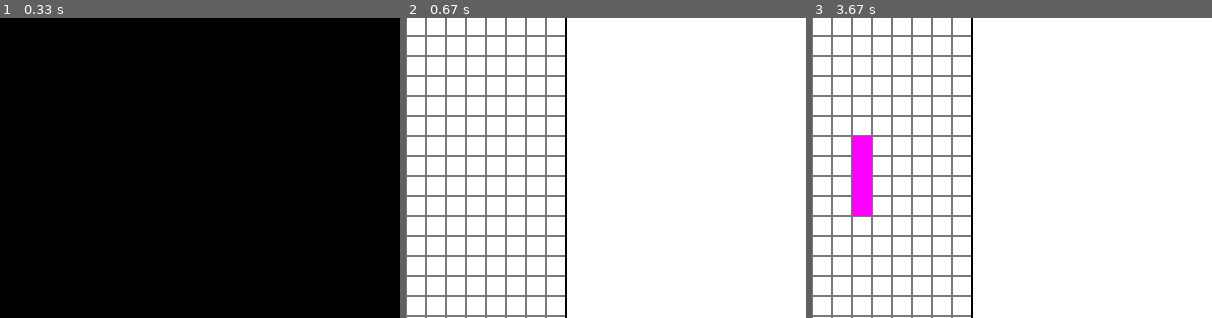
Above: before the commit, frames 1-3 (left to right).
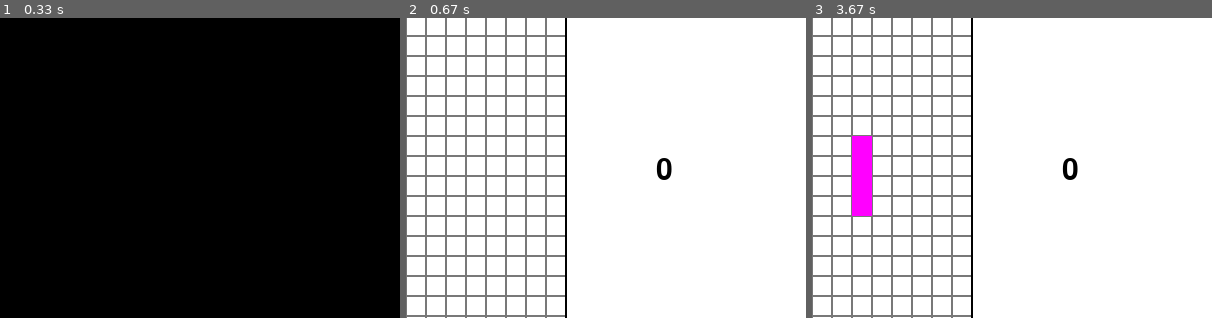
Above: after the commit, the same moments.

Repository: antikaka/pygame_tetris
Game: pygame game, started from main.py
Same seed, same stepped clock (60 frames per second), same inputs: the game is played once before the commit and once after it.
Inputs (mouse positions are % of the whole screen's width and height, from its top left):
- Up to frame 1 (0.33 s): no input
- Up to frame 2 (0.67 s): no input
- Up to frame 3 (3.67 s): click "START" at 1.07 s; hold Right 1.43-2.17 s; move the mouse to (82, 47) at 1.47 s; hold Left 2.2-3.05 s; tap Space at 2.27, 3.15 s; hold Down from 3.08 s (still down)
The pictures show only the part of the screen within x 50-100%, y 27-77%; the shares and areas given below are measured in that part.

Frame 1 is identical in both runs. In frame 2, 0.2% of the frame differs, in the area x 62-67%, y 46-54%; in frame 3, 0.2%.

Commit message:
0.35v -Added end game state (once your pieces reach the red line at the top) -Added points (the more lines get poofd, the bigger multiplication of score)

Diff:
--- a/main.py
+++ b/main.py
@@ -290,6 +290,7 @@
 clock = pg.time.Clock()
 def_font = pg.font.get_default_font()
 font = pg.font.Font(def_font, 30)
+font2 = pg.font.Font(def_font, 100)
 
 red = (255, 0, 0)
 blue = (0, 0, 255)
@@ -321,6 +322,7 @@
 right = pg.Rect(560, 0, 240, 580)
 line3 = pg.Rect(240, 580, 320, 2)
 bottom = pg.Rect(240, 579, 320, 40)
+end_line = pg.Rect(240, 60, 320, 2)
 
 shape_list = [sq_shape, t_shape, z_shape, i_shape, l_shape]
 random_shape = random.choice(shape_list)
@@ -336,6 +338,7 @@
 line_dict = {}
 line_y = 60
 line_count = 0
+point_tracker = 0
 
 for num in range(26):
     line_count += 1
@@ -350,6 +353,7 @@
 
 start_text = font.render("START", 1, (255, 255, 255))
 pause_text = font.render("PAUSE", 1, (255, 255, 255))
+end_text = font2.render("YOU LOST", 1, (0, 0, 0))
 
 pg.event.set_allowed([pg.QUIT, pg.KEYDOWN, pg.KEYUP, pg.MOUSEBUTTONUP])
 
@@ -371,7 +375,7 @@
             r_x += 20
         r_y += 20
 
-    pg.draw.rect(screen, (255, 0, 0), (240, 60, 320, 2))  #end line
+    pg.draw.rect(screen, (255, 0, 0), end_line)  #end line
 
     pg.draw.rect(screen, (0, 0, 0), line1)
     pg.draw.rect(screen, (0, 0, 0), line2)
@@ -388,6 +392,8 @@
             pg.draw.rect(screen, (255, 255, 0), start_button)
             screen.blit(pause_text, start_button)
 
+    text_points = font.render(str(point_tracker), 1, (0, 0, 0))
+    screen.blit(text_points, (650, 300))
 
     if poof:
         playfield_active = []
@@ -395,6 +401,8 @@
     playfield_closed_sqs = []
     for sq_c in playfield_closed:
         playfield_closed_sqs.append(sq_c[2])
+
+    poof_tracker = len(playfield_closed)
 
     poof = False
     for line in line_dict.values():
@@ -408,10 +416,15 @@
                 for sq_c in playfield_closed:
                     if playfield_closed_sqs[sq_num] == sq_c[2]:
                         playfield_closed.remove(sq_c)
-
             for sq_c in playfield_closed:
                 if sq_c[2][1] < line[1]:
                     sq_c[2][1] += 20
+
+    if poof:
+        poof_count = poof_tracker - len(playfield_closed)
+        points = (poof_count * 50) * (poof_count // 16)
+        point_tracker += points
+
 
 
     for sq_c in playfield_closed_sqs:
@@ -547,9 +560,18 @@
         if t_rect2[2] > 1:
             pg.draw.rect(screen, random_color, t_rect2)
 
+    # for sq in playfield_active:
+    #     pg.draw.rect(screen, (255, 0, 0), sq, 1)
+
     for sq in playfield_closed:
         pg.draw.rect(*sq)
         pg.draw.rect(screen, (0, 0, 0), sq[2], 1)
+
+    end_check = end_line.collidelist(playfield_closed_sqs)
+
+    if end_check > 0:
+        screen.blit(end_text, (150, 150))
+        paused = True
 
     next_preview_1, next_preview_2, next_x_fix = next_piece[1][0](1, 500, 100)
     next_preview_1[0], next_preview_2[0] = next_preview_1[0] + 150, next_preview_2[0] + 150
